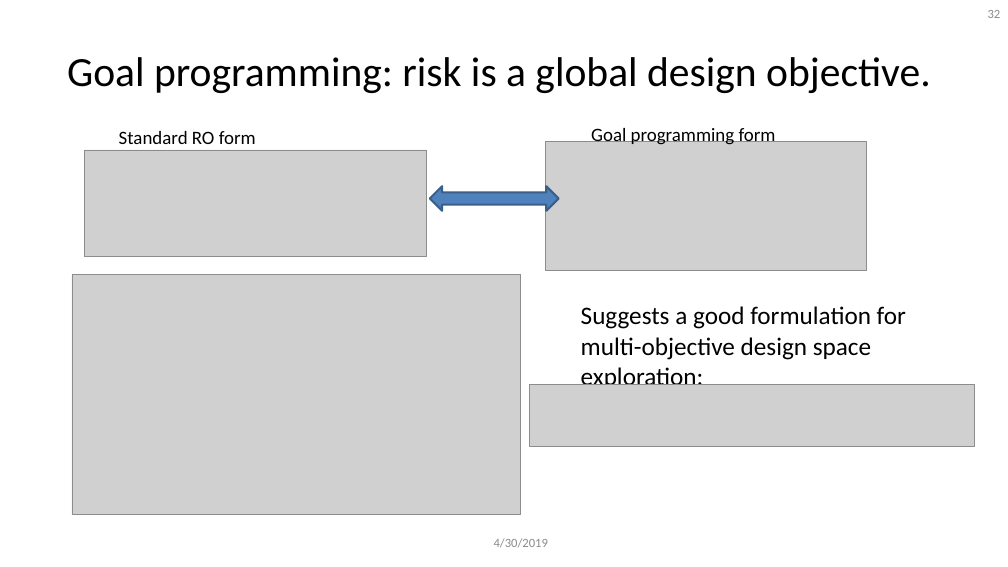
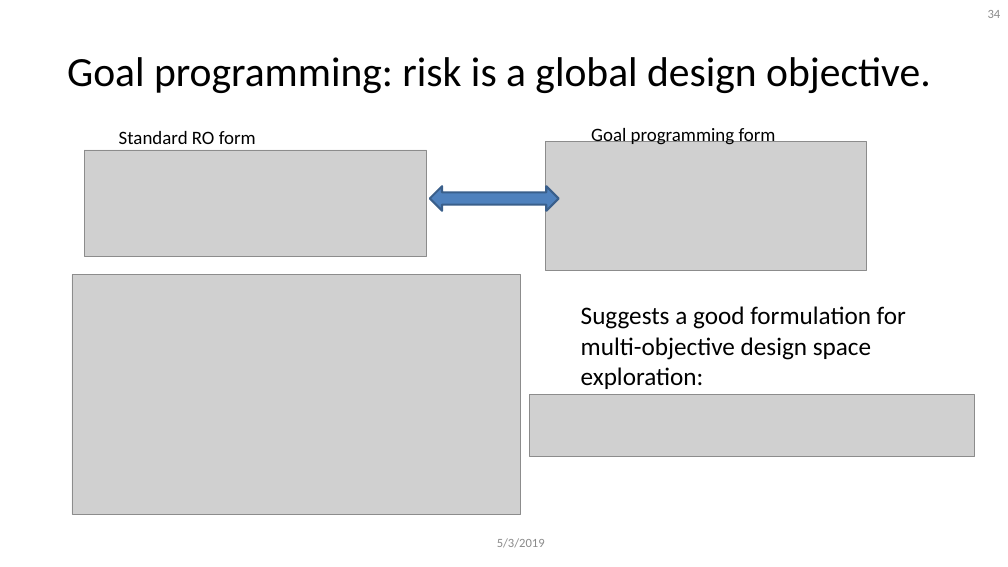
Before and after one commit to 1ozturkbe/robustSPpaper, a slide deck: slide 34 of presentations/acdlSeminar_20190503.pptx (slide 32 before the commit). Drawn at 1008x567 pixels with LibreOffice and Linux fonts; fonts in the diff are those of the drawing; grey boxes stand for pictures; background and template pictures are left out. Boxes give left, top, right and bottom in pixels: in the first picture for what was removed or moved away, otherwise in the second. Text is boxed around its words. In the diff, an @@ line names an element or a change of style, - is before the commit and + after.

```diff
--- a/presentations/acdlSeminar_20190503.pptx
+++ b/presentations/acdlSeminar_20190503.pptx
@@ page number at (x1=988, y1=10, x2=1001, y2=18): text changed @@
-32
+34
@@ picture moved from (x1=530, y1=384, x2=975, y2=446) to (x1=530, y1=395, x2=975, y2=457) @@
@@ text at (x1=497, y1=538, x2=545, y2=548): text changed @@
-4/30/2019
+5/3/2019
```
Also in this commit, not shown: 32 other slides changed, 3 slides added, 1 slide removed.
